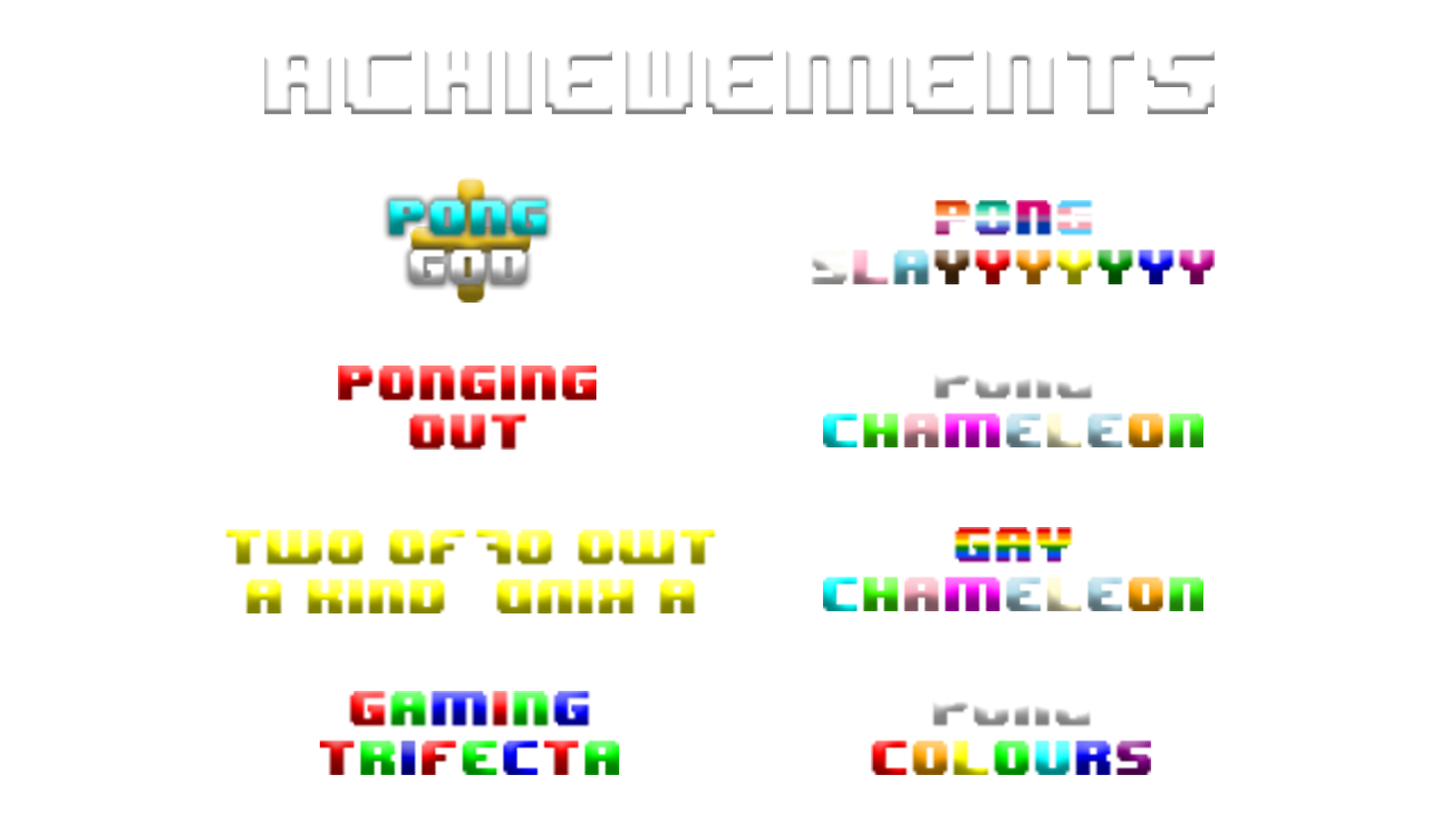
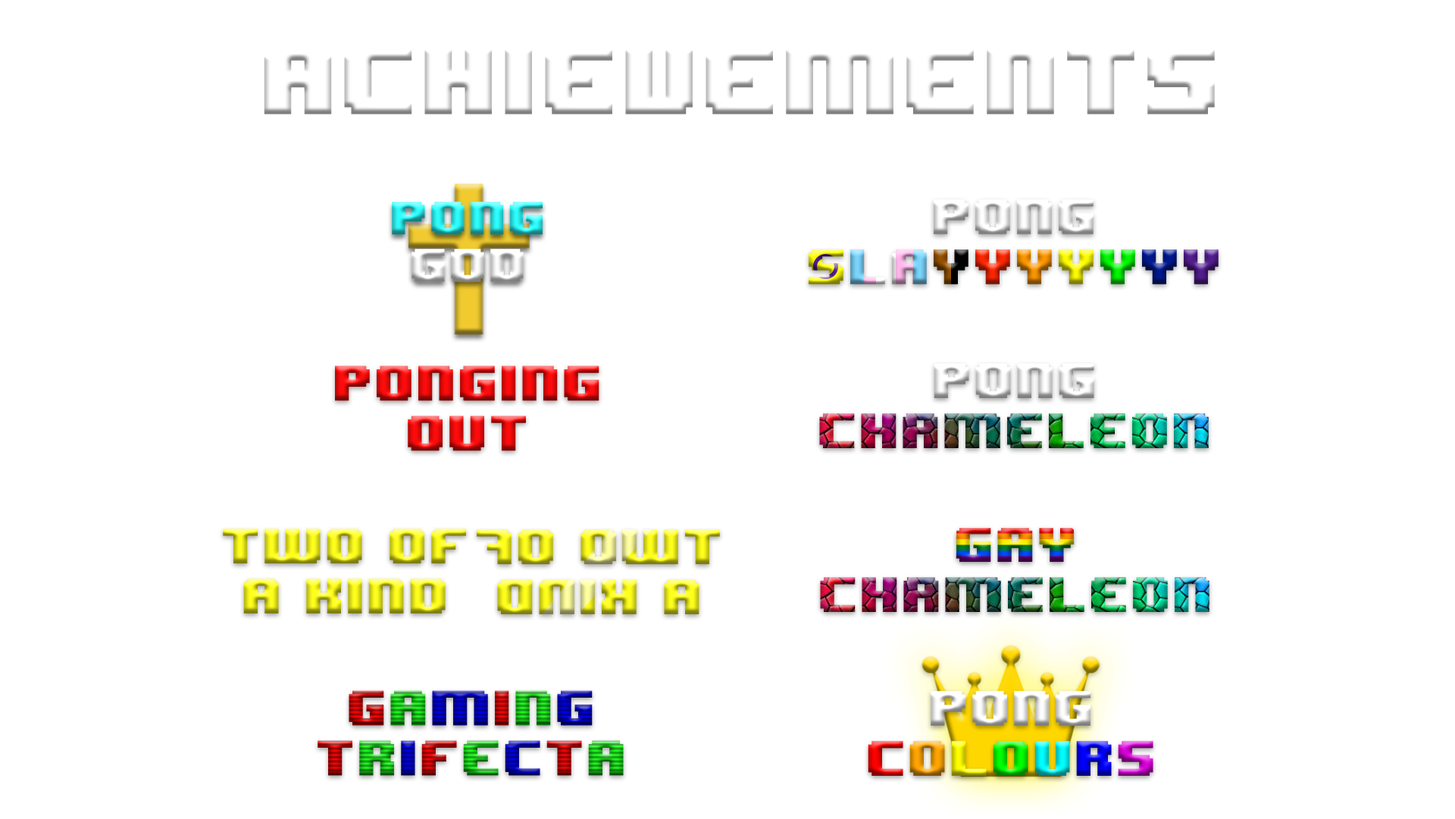
Two versions of the same layered image (1455 × 819). Layer-by-layer changes:
painted on "PONG GOD" over [382, 177, 554, 343]
painted on "PONGING OUT" over [331, 363, 604, 458]
painted on "TWO OF A KIND" over [219, 526, 724, 621]
painted on "GAMING TRIFECTA" over [313, 688, 628, 782]
renamed "PONG SLAY" to "PONG SLAYYYYYYY", painted on it over [804, 197, 1223, 291]
painted on "PONG CHAMELEON" over [815, 361, 1213, 455]
renamed "GAY CHAMELEON" to "GAY chameleon", painted on it over [816, 525, 1214, 619]
painted on "PONG COLOURS" over [864, 605, 1159, 815]
